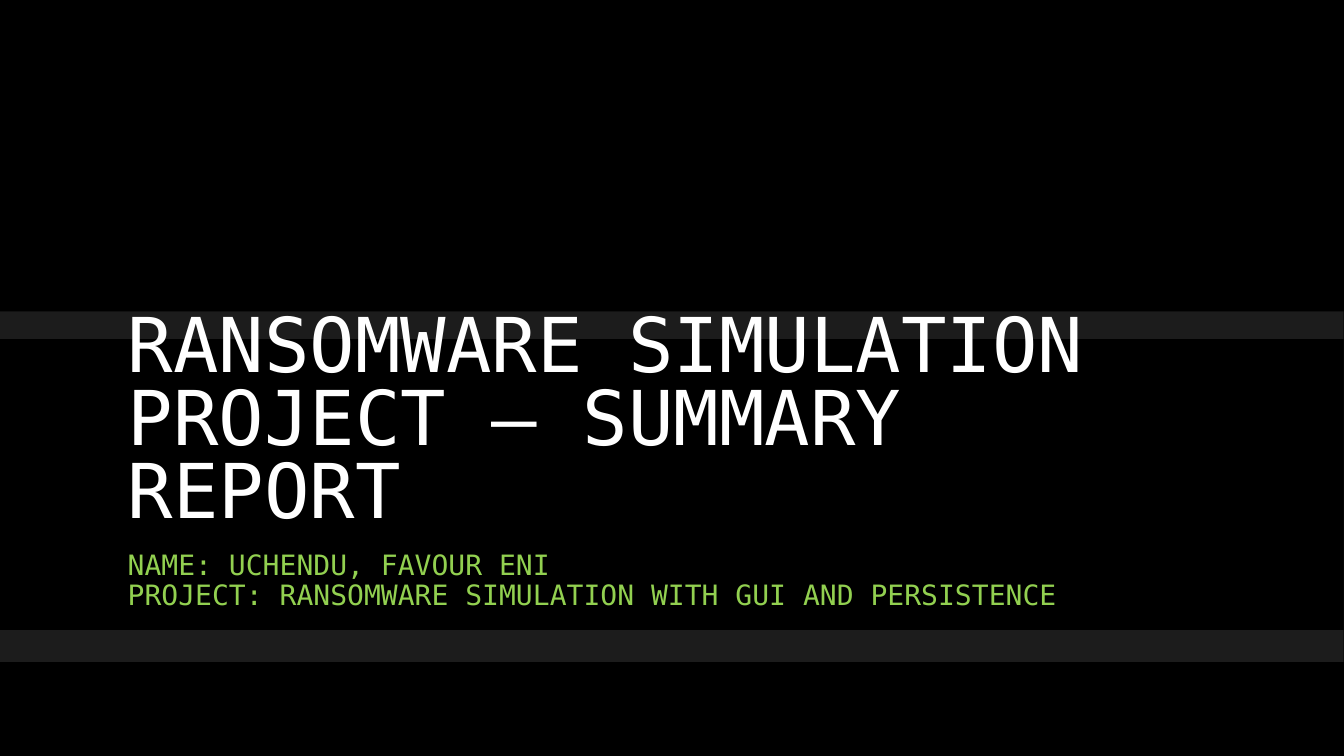
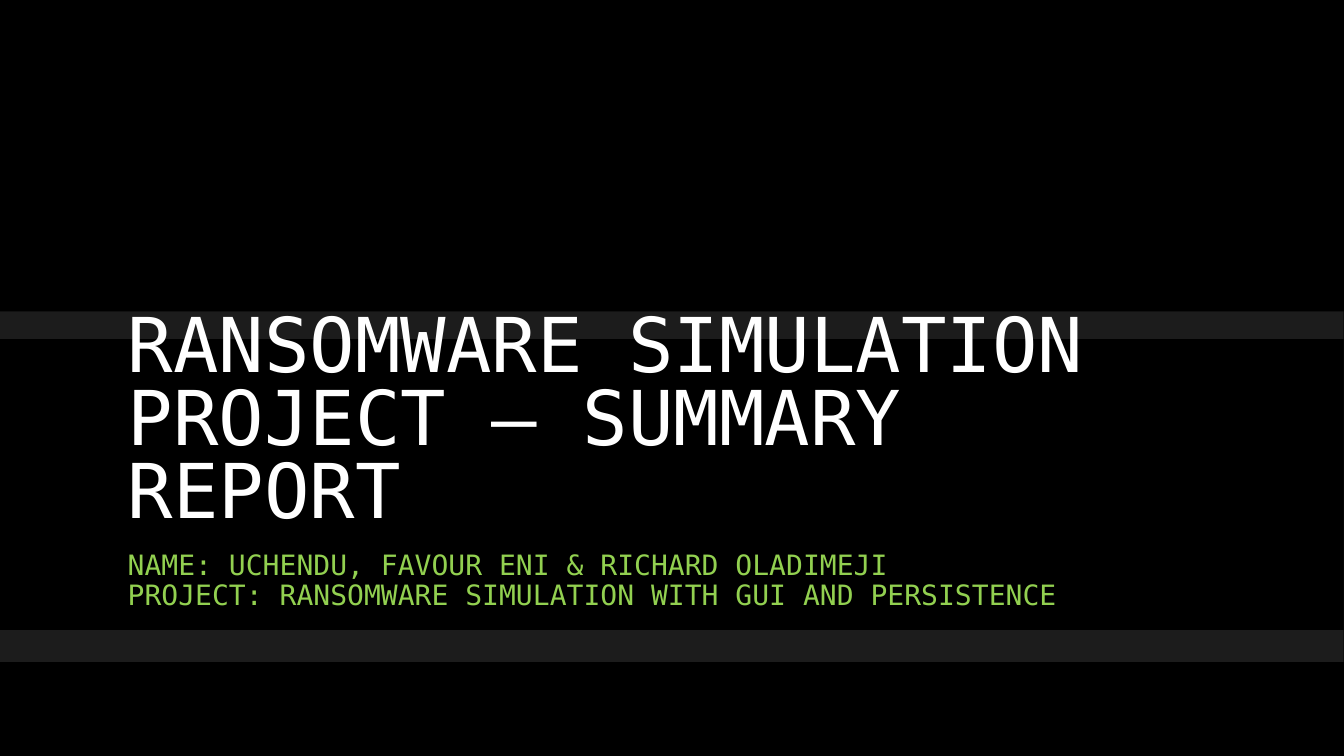
Before and after one commit to enibody1/RSP-Evil-Team, a slide deck: slide 1 of RANSOMWARE SIMULATION PROJECT – SUMMARY REPORT.pptx. Drawn at 1344x756 pixels with LibreOffice and Linux fonts; fonts in the diff are those of the drawing; background and template pictures are left out. Boxes give left, top, right and bottom in pixels: in the first picture for what was removed or moved away, otherwise in the second. Text is boxed around its words. In the diff, an @@ line names an element or a change of style, - is before the commit and + after.

```diff
--- a/RANSOMWARE SIMULATION PROJECT – SUMMARY REPORT.pptx
+++ b/RANSOMWARE SIMULATION PROJECT – SUMMARY REPORT.pptx
@@ subtitle at (x1=128, y1=554, x2=887, y2=579): text changed @@
-NAME: UCHENDU, FAVOUR ENI
+NAME: UCHENDU, FAVOUR ENI & RICHARD OLADIMEJI
```
